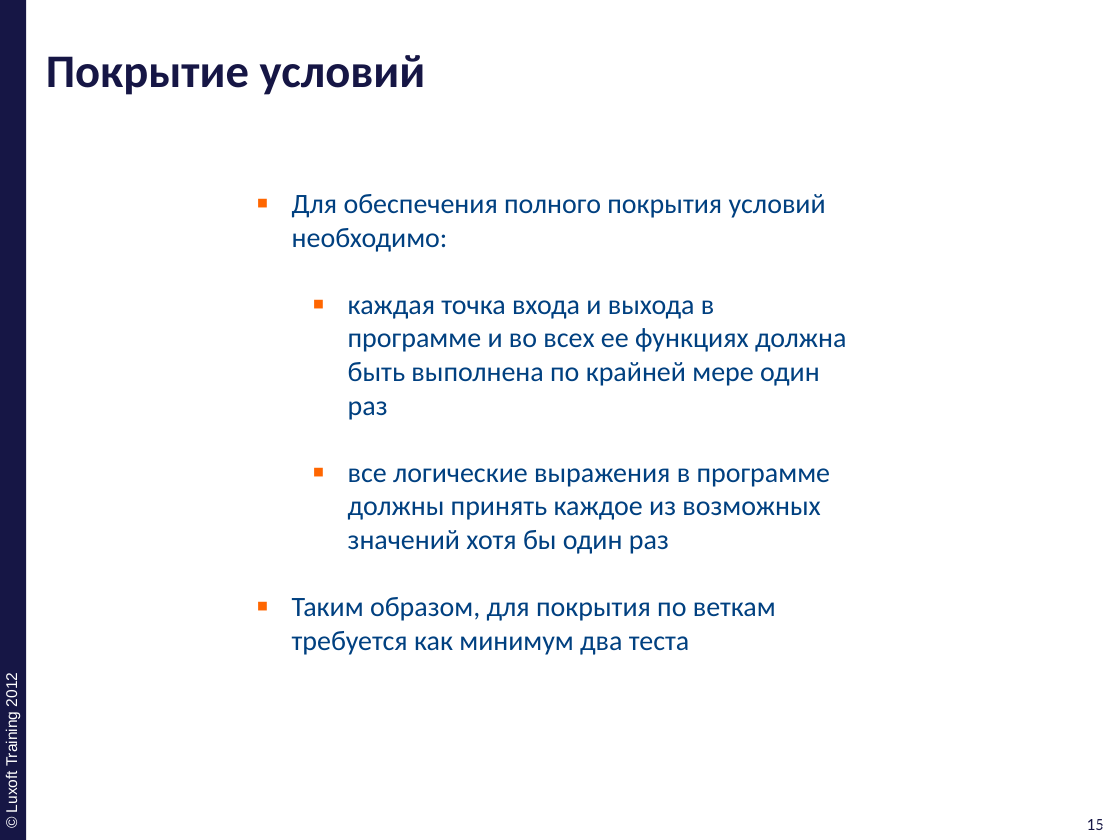
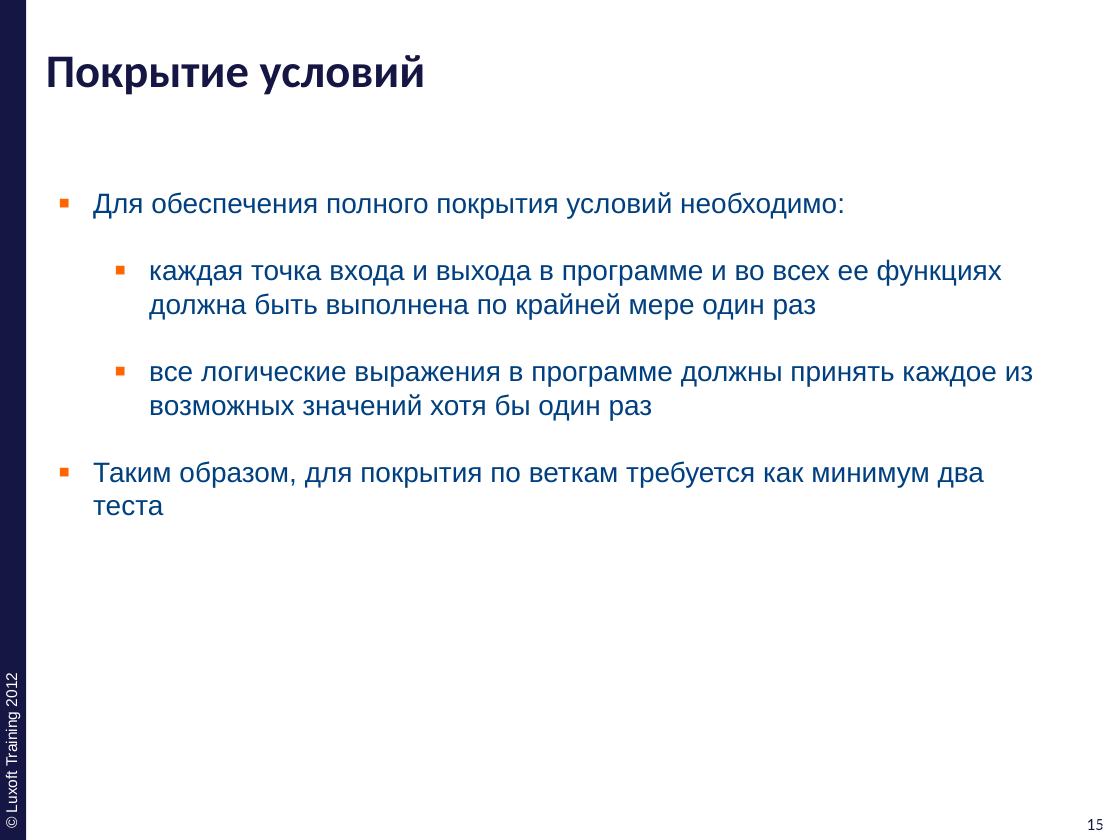
Before and after one commit to ivan-dyachenko/Trainings, a slide deck: slide 15 of Test Driven Development/materials/pptx/3. TDD-Code-Coverage.pptx. Drawn at 1120x840 pixels with LibreOffice and Linux fonts; fonts in the diff are those of the drawing; background and template pictures are left out. Boxes give left, top, right and bottom in pixels: in the first picture for what was removed or moved away, otherwise in the second. Text is boxed around its words. In the diff, an @@ line names an element or a change of style, - is before the commit and + after.

```diff
--- a/Test Driven Development/materials/pptx/3. TDD-Code-Coverage.pptx
+++ b/Test Driven Development/materials/pptx/3. TDD-Code-Coverage.pptx
@@ text "Для обеспечения полного покрытия условий ...": place and size @@
-text "Для обеспечения полного покрытия условий ..." at bbox=[292, 194, 847, 655]
+text "Для обеспечения полного покрытия условий ..." at bbox=[93, 192, 1033, 516]
@@ text "Для обеспечения полного покрытия условий ..." at bbox=[93, 192, 1033, 516]: font Calibri to Arial @@
```
Also in this commit, not shown: 36 other slides changed.
